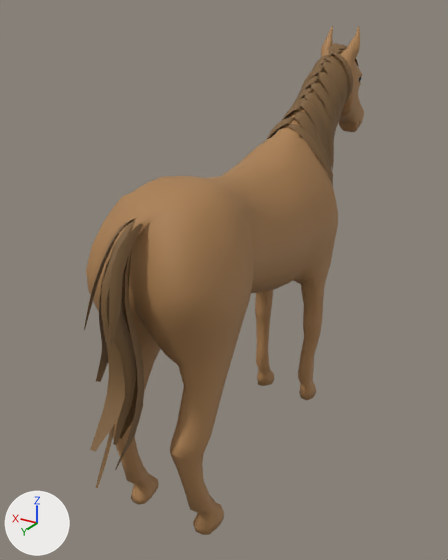
The glTF model public/assets/models/horses/chestnut_stylized.glb as it was, and as the next commit left it.
Camera for both pictures: a camera (50 mm lens) standing at (-1.33, 2.63, 2.09) and looking at (0.12, 0.21, 0.88). Every picture has the same lights, and +X, +Y and +Z are marked at lower left. The picture after the commit comes second.

Names of what the first picture shows: 'body', 'hairhead', 'hairneck', 'hairtail'.
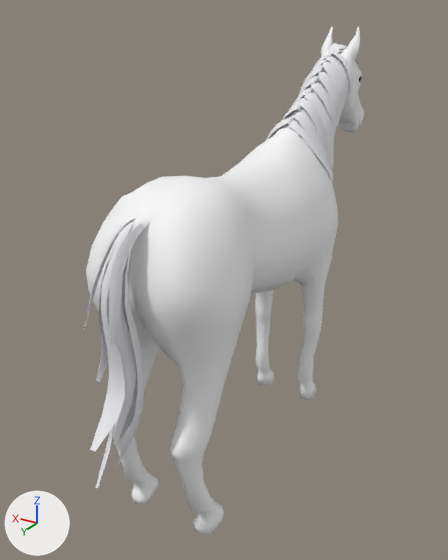
The change, as a list of edits to the scene's bpy script:
```text
Add mat_hairtail_w:
    mat_hairtail_w = principled_material('hairtail_w')
    mat_hairtail_w.base_color = (0.82, 0.82, 0.85)  # white #eaeaed
    mat_hairtail_w.roughness = 0.6
Add mat_hairneck_w:
    mat_hairneck_w = principled_material('hairneck_w')
    mat_hairneck_w.base_color = (0.82, 0.82, 0.85)  # white #eaeaed
    mat_hairneck_w.roughness = 0.6
Add mat_hairhead_w:
    mat_hairhead_w = principled_material('hairhead_w')
    mat_hairhead_w.base_color = (0.82, 0.82, 0.85)  # white #eaeaed
    mat_hairhead_w.roughness = 0.6
Add mat_body_w:
    mat_body_w = principled_material('body_w')
    mat_body_w.base_color = (0.95, 0.95, 0.96)  # white #f9f9fa
    mat_body_w.roughness = 0.6
Change me_plane_004:
    where me_plane_004.from_pydata(...)  # 2046 vertices, 4088 faces; spans x -0.31..0.31, y -1.18..1.17, z 0.0..2.03
    remove me_plane_004.materials.append(mat_body_m)  # brown #aa7e50
    add me_plane_004.materials.append(mat_body_w)  # white #f9f9fa
Change me_nurbspath_041:
    where me_nurbspath_041.from_pydata(...)  # 96 vertices, 112 faces; spans x -0.082..0.063, y -0.984..-0.721, z 1.792..1.941
    remove me_nurbspath_041.materials.append(mat_hairhead_m)  # brown #7c5d38
    add me_nurbspath_041.materials.append(mat_hairhead_w)  # white #eaeaed
Change me_nurbspath_002:
    where me_nurbspath_002.from_pydata(...)  # 489 vertices, 584 faces; spans x -0.219..0.197, y -0.742..-0.199, z 1.235..1.898
    remove me_nurbspath_002.materials.append(mat_hairneck_m)  # brown #7c5d38
    add me_nurbspath_002.materials.append(mat_hairneck_w)  # white #eaeaed
Change me_nurbspath_052:
    where me_nurbspath_052.from_pydata(...)  # 324 vertices, 396 faces; spans x -0.077..0.079, y 0.951..1.336, z 0.487..1.43
    remove me_nurbspath_052.materials.append(mat_hairtail_m)  # brown #7c5d38
    add me_nurbspath_052.materials.append(mat_hairtail_w)  # white #eaeaed
```

Where the change shows, as pixel boxes [x1, y1, x2, y2] in the pictures (448 x 560 px):
'body', recoloured (brown to white): [86, 26, 364, 535] in both
'hairtail', recoloured (brown to white): [84, 219, 144, 488] in both
'hairneck', recoloured (brown to white): [266, 53, 354, 186] in both
'hairhead', recoloured (brown to white): [328, 43, 359, 66] in both
